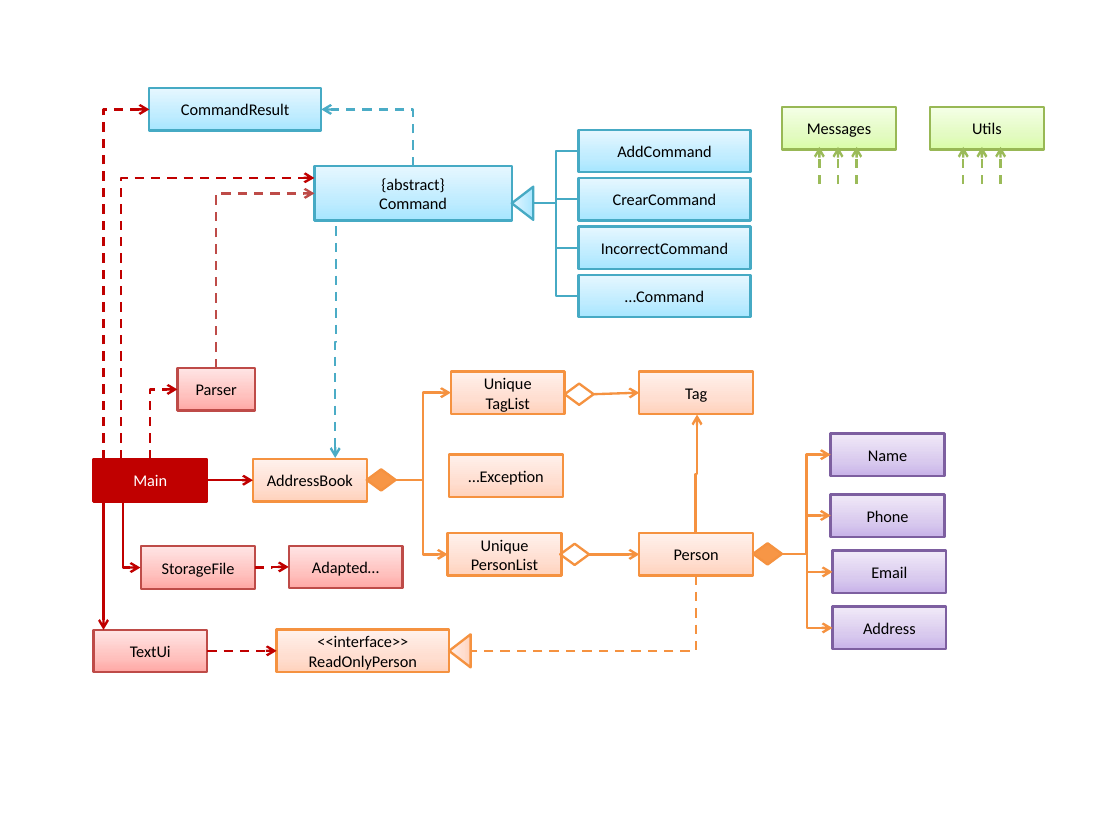
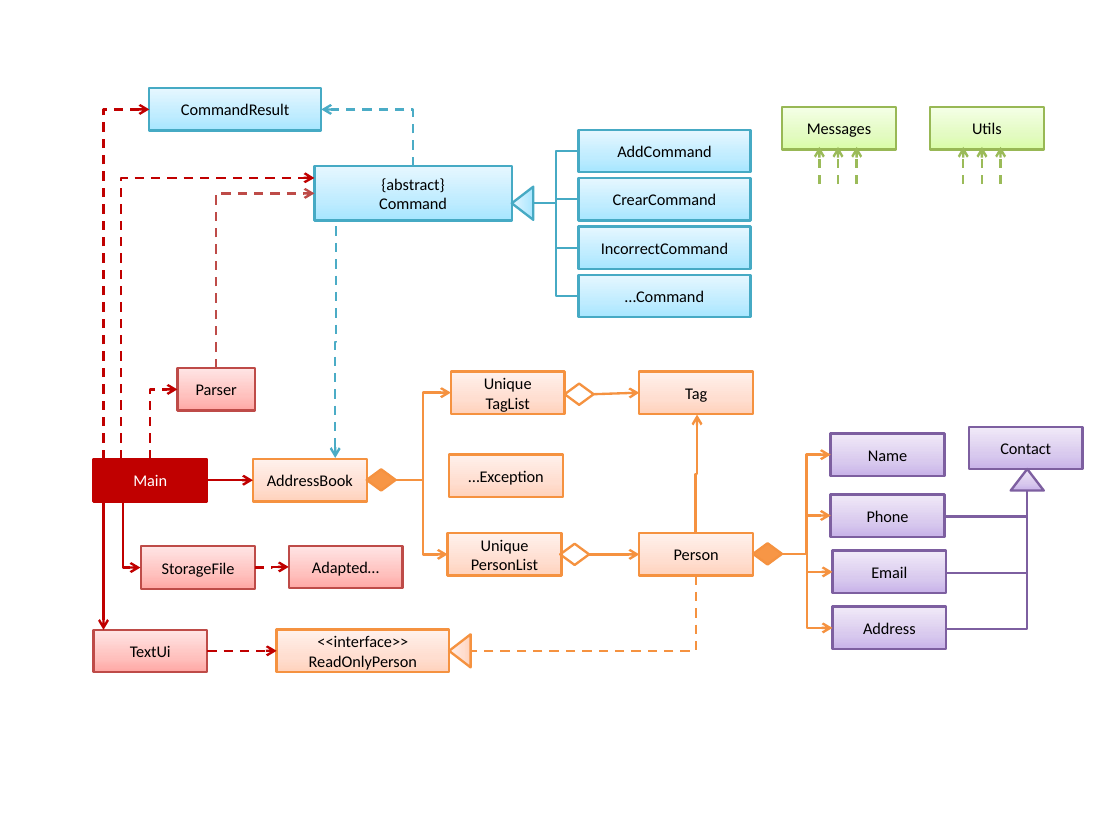
Before and after one commit to weikangchia/addressbook-level2, a slide deck: slide 2 of doc/Diagrams.pptx. Drawn at 1120x840 pixels with LibreOffice and Linux fonts; fonts in the diff are those of the drawing. Boxes give left, top, right and bottom in pixels: in the first picture for what was removed or moved away, otherwise in the second. Text is boxed around its words. In the diff, an @@ line names an element or a change of style, - is before the commit and + after.

```diff
--- a/doc/Diagrams.pptx
+++ b/doc/Diagrams.pptx
@@ rectangle added at (969,427,1083,468), fill gradient #C9B5E8 to #D8CBEE to #F0EAF9, outline #7D60A0 1.5 pt, 10.5 pt, text #000000 @@
+Contact
@@ triangle added at (1010,469,1044,491), fill gradient #C9B5E8 to #D8CBEE to #F0EAF9, outline #7D60A0 1.5 pt @@
@@ elbow line added from (1027, 491) to (944, 516), #7D60A0 1.5 pt @@
@@ elbow line added from (1027, 491) to (946, 573), #7D60A0 1.5 pt @@
@@ elbow line added from (1027, 491) to (946, 629), #7D60A0 1.5 pt @@
```
Also in this commit, not shown: 1 other file.
